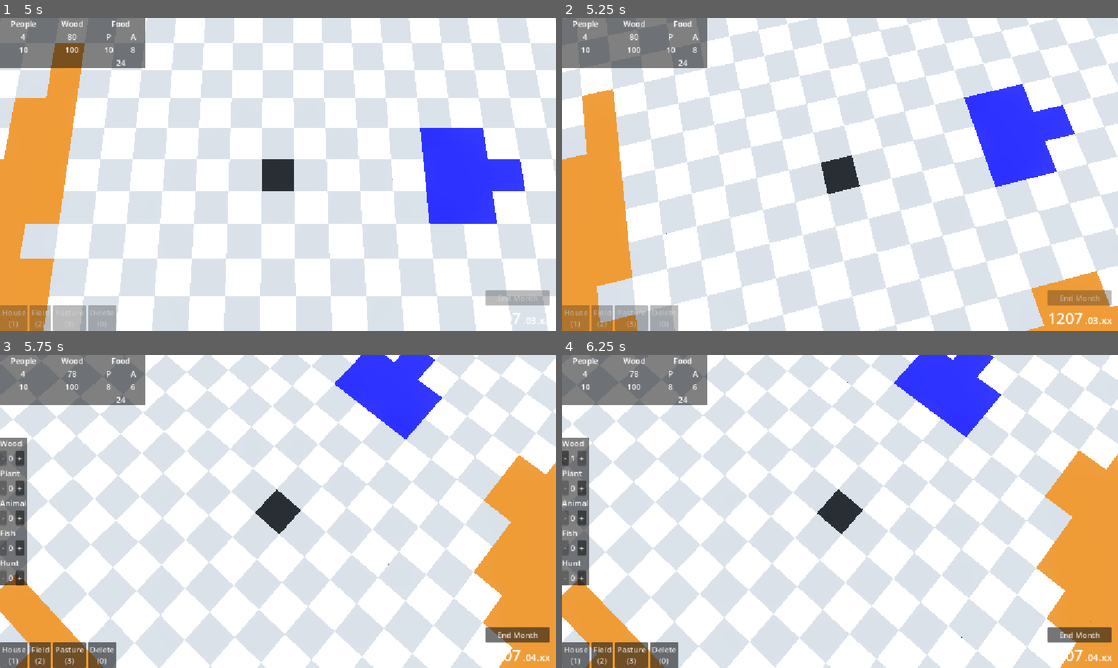
Above: before the commit, frames 1-4 (two rows, left to right).
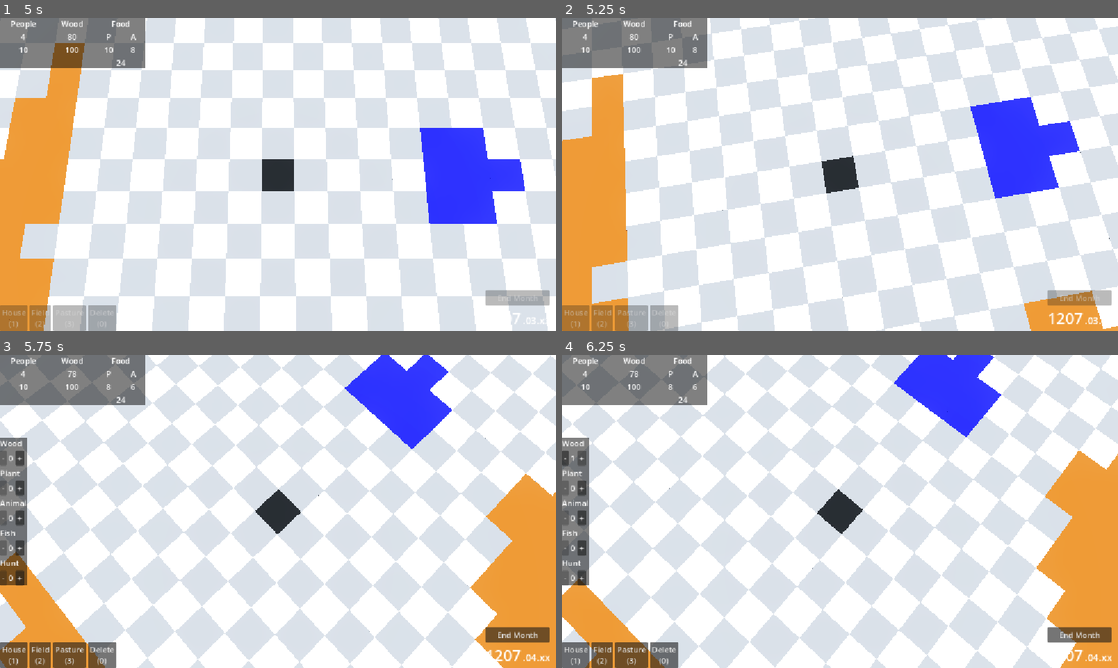
Above: after the commit, the same moments.

Repository: KaschaArtem/Hamlet
Game: Godot game, scene res://scenes/active_scenes/main_menu.tscn
Same seed, same stepped clock (60 frames per second), same inputs: the game is played once before the commit and once after it.
Inputs (mouse positions are in pixels of both pictures, inside the frame that each line leads up to):
- Up to frame 1 (5 s): click "New Game" at 0.5 s; click "Yes" at 1.25 s; click "House (1)" at 2 s; click "Field (2)" at 2.75 s; click "Pasture (3)" at 3.5 s; click "End Month" at 4.25 s
- Up to frame 2 (5.25 s): tap Enter at 5 s; move the mouse to (962, 158) at 5.02 s; hold Q (rotate_camera_left) from 5.03 s (still down); click (962, 158) at 5.17 s
- Up to frame 3 (5.75 s): keep holding Q (rotate_camera_left); tap E (rotate_camera_right) at 5.3 s
- Up to frame 4 (6.25 s): release Q (rotate_camera_left) at 5.75 s; click "+" at 5.75 s

Frame 1 is identical in both runs. In frame 2, 33% of the frame differs, in the area x 0-100%, y 0-100%; in frame 3, 32%; in frame 4, less than 0.1%.

Commit message:
update camera script

Diff:
--- a/scripts/game/camera.gd
+++ b/scripts/game/camera.gd
@@ -3,6 +3,8 @@
 
 @export var ground: Node3D
 @export var camera: Camera3D
+
+@export var MOUSE_SENSITIVITY := 0.3
 
 @export_range(1.0, 5.0) var ROTATION_SPEED: float = 1.2
 @export_range(1.0, 10.0) var MOVE_SPEED: float = 4.0
@@ -17,6 +19,16 @@
 
 var radius: float
 var pitch_deg: float
+
+var is_dragging := false
+var last_mouse_pos := Vector2.ZERO
+
+var target_position: Vector3
+var target_radius: float
+var target_pitch: float
+var target_yaw: float
+
+@export var SMOOTHNESS := 12.0
 
 
 func update_camera_position():
@@ -35,14 +47,20 @@
 func _ready():
 	radius = 4.0
 	pitch_deg = -80
+
 	update_initial_position()
+
+	target_radius = radius
+	target_pitch = pitch_deg
+	target_position = position
+	target_yaw = rotation.y
 
 
 func handle_rotation(delta):
 	if Input.is_action_pressed("rotate_camera_left"):
-		rotate_y(-ROTATION_SPEED * delta)
+		target_yaw -= ROTATION_SPEED * delta
 	elif Input.is_action_pressed("rotate_camera_right"):
-		rotate_y(ROTATION_SPEED * delta)
+		target_yaw += ROTATION_SPEED * delta
 
 func handle_movement(delta):
 	var input_dir = Vector3.ZERO
@@ -60,23 +78,23 @@
 		input_dir = input_dir.normalized() * MOVE_SPEED * delta
 		var forward = -transform.basis.z
 		var right = transform.basis.x
-		position += forward * input_dir.z + right * input_dir.x
+		target_position += forward * input_dir.z + right * input_dir.x
 
 		var min_x = 0
 		var max_x = ground.GRID_SIZE * ground.TILE_SIZE
 		var min_z = 0
 		var max_z = ground.GRID_SIZE * ground.TILE_SIZE
 
-		position.x = clamp(position.x, min_x, max_x)
-		position.z = clamp(position.z, min_z, max_z)
+		target_position.x = clamp(target_position.x, min_x, max_x)
+		target_position.z = clamp(target_position.z, min_z, max_z)
 
 func zoom_in(delta):
-	radius -= ZOOM_SPEED * delta
-	radius = clamp(radius, MIN_RADIUS, MAX_RADIUS)
+	target_radius -= ZOOM_SPEED * delta
+	target_radius = clamp(target_radius, MIN_RADIUS, MAX_RADIUS)
 	update_camera_position()
 func zoom_out(delta):
-	radius += ZOOM_SPEED * delta
-	radius = clamp(radius, MIN_RADIUS, MAX_RADIUS)
+	target_radius += ZOOM_SPEED * delta
+	target_radius = clamp(target_radius, MIN_RADIUS, MAX_RADIUS)
 	update_camera_position()
 
 func handle_zoom(delta):
@@ -86,12 +104,12 @@
 		zoom_out(delta)
 
 func tilt_up(delta):
-	pitch_deg += PITCH_SPEED * delta
-	pitch_deg = clamp(pitch_deg, MIN_PITCH_DEG, MAX_PITCH_DEG)
+	target_pitch += PITCH_SPEED * delta
+	target_pitch = clamp(target_pitch, MIN_PITCH_DEG, MAX_PITCH_DEG)
 	update_camera_position()
 func tilt_down(delta):
-	pitch_deg -= PITCH_SPEED * delta
-	pitch_deg = clamp(pitch_deg, MIN_PITCH_DEG, MAX_PITCH_DEG)
+	target_pitch -= PITCH_SPEED * delta
+	target_pitch = clamp(target_pitch, MIN_PITCH_DEG, MAX_PITCH_DEG)
 	update_camera_position()
 
 func handle_pitch(delta):
@@ -107,6 +125,13 @@
 	handle_zoom(delta)
 	handle_pitch(delta)
 
+	position = position.lerp(target_position, SMOOTHNESS * delta)
+	radius = lerp(radius, target_radius, SMOOTHNESS * delta)
+	pitch_deg = lerp(pitch_deg, target_pitch, SMOOTHNESS * delta)
+	rotation.y = lerp(rotation.y, target_yaw, SMOOTHNESS * delta)
+
+	update_camera_position()
+
 
 func handle_mouse_selection(event) -> void:
 	var mouse_pos = event.position
@@ -121,7 +146,26 @@
 		ground.build_grid_tile(tile, GameManager.building_action)
 
 func _input(event):
-	if event is InputEventMouseButton \
-	and event.pressed \
-	and event.button_index == MOUSE_BUTTON_LEFT:
-		handle_mouse_selection(event)
+	if event is InputEventMouseButton:
+		# --- RIGHT MOUSE DRAG ---
+		if event.button_index == MOUSE_BUTTON_RIGHT:
+			is_dragging = event.pressed
+			last_mouse_pos = event.position
+
+		# --- LEFT CLICK SELECTION ---
+		elif event.button_index == MOUSE_BUTTON_LEFT and event.pressed:
+			handle_mouse_selection(event)
+
+		# --- MOUSE WHEEL ZOOM ---
+		elif event.button_index == MOUSE_BUTTON_WHEEL_UP and event.pressed:
+			zoom_in(0.2)
+		elif event.button_index == MOUSE_BUTTON_WHEEL_DOWN and event.pressed:
+			zoom_out(0.2)
+
+	# --- MOUSE MOTION DRAG ---
+	elif event is InputEventMouseMotion and is_dragging:
+		var delta = event.position - last_mouse_pos
+		last_mouse_pos = event.position
+		target_yaw += -delta.x * MOUSE_SENSITIVITY * 0.01
+		target_pitch += -delta.y * MOUSE_SENSITIVITY
+		target_pitch = clamp(target_pitch, MIN_PITCH_DEG, MAX_PITCH_DEG)
